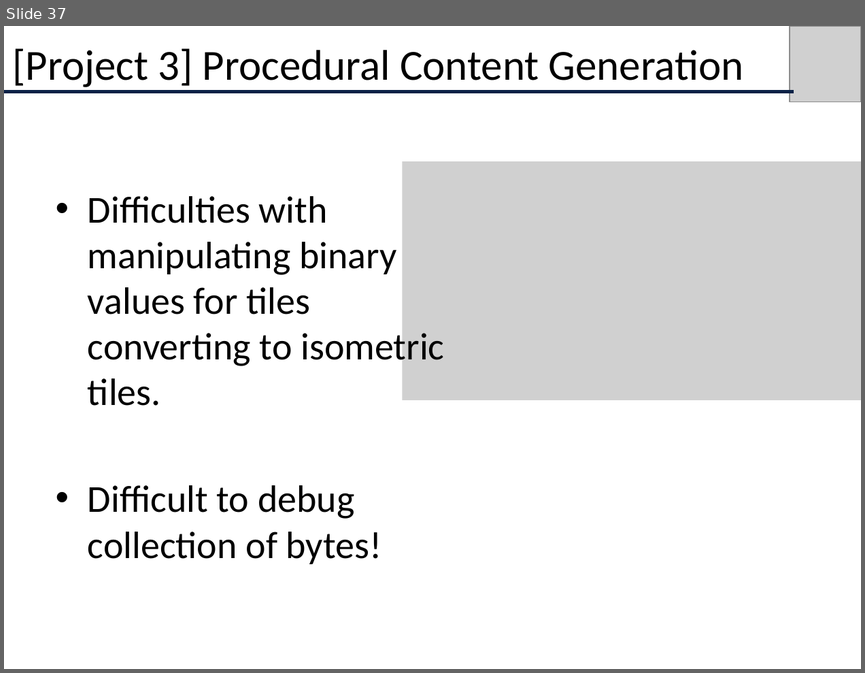
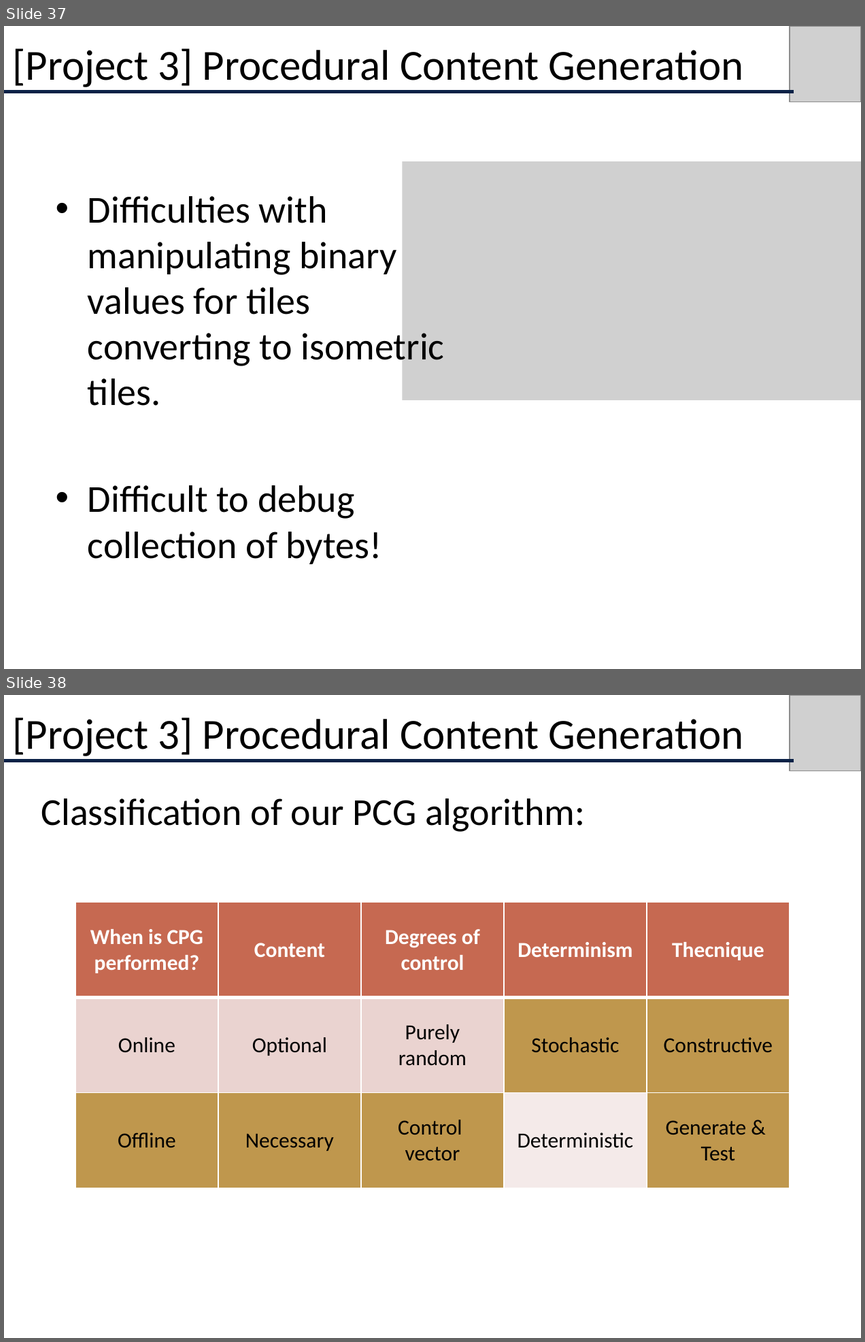
Before and after one commit to albertouri/psmage, a slide deck: docs/CS680Presentation.pptx. Shown one above the other, each under a label of ours: slide 37 before the commit, slides 37 and 38 after it. The pictures are 865x673 and 865x1342 pixels, drawn with LibreOffice and Linux fonts; fonts in the diff are those of the drawing; grey boxes stand for pictures. Boxes give left, top, right and bottom in pixels: in the first picture for what was removed or moved away, otherwise in the second. Text is boxed around its words. In the diff, an @@ line names an element or a change of style, - is before the commit and + after.

```diff
--- a/docs/CS680Presentation.pptx
+++ b/docs/CS680Presentation.pptx
@@ slide 38 added at box(4, 695, 861, 1338), background #FFFFFF @@
@@ picture added at box(789, 695, 861, 771) @@
@@ text added at box(12, 717, 744, 760), 36 pt, text #000000 @@
+[Project 3] Procedural Content Generation
@@ line added from (4, 761) to (793, 761), #0B2247 3 pt @@
@@ text added at box(41, 798, 585, 832), 32 pt, text #000000 @@
+Classification of our PCG algorithm:
@@ table added at box(75, 902, 791, 1187), 3 rows, 5 columns @@
+When is CPG performed? | Content | Degrees of control | Determinism | Thecnique
+Online | Optional | Purely random | Stochastic | Constructive
+Offline | Necessary | Control / vector | Deterministic | Generate & / Test
```
Also in this commit, not shown: 4 slides changed.
